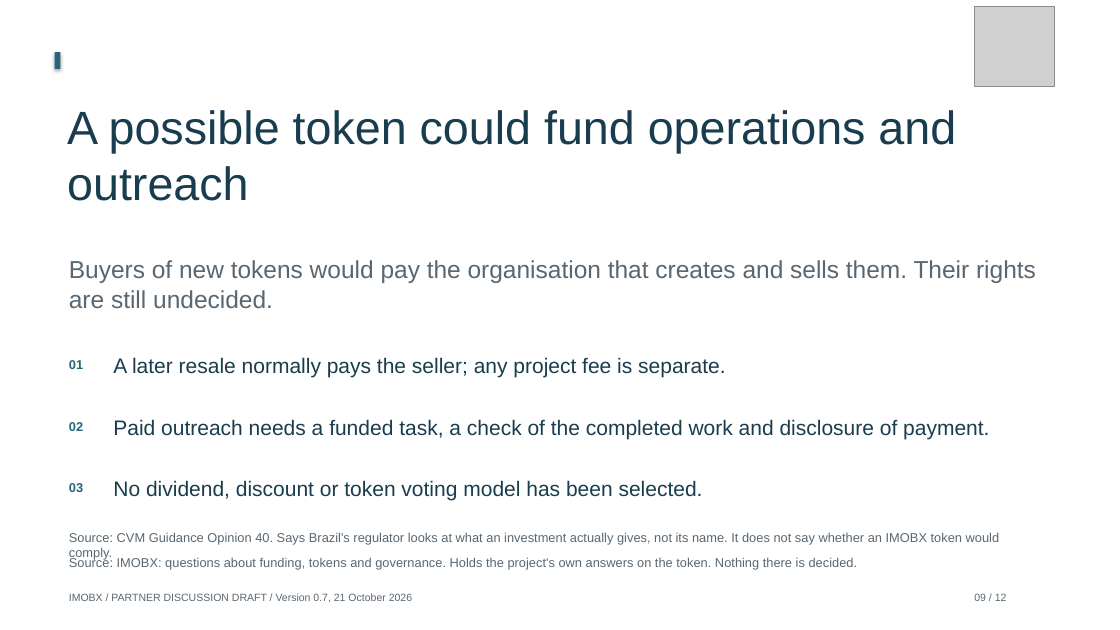
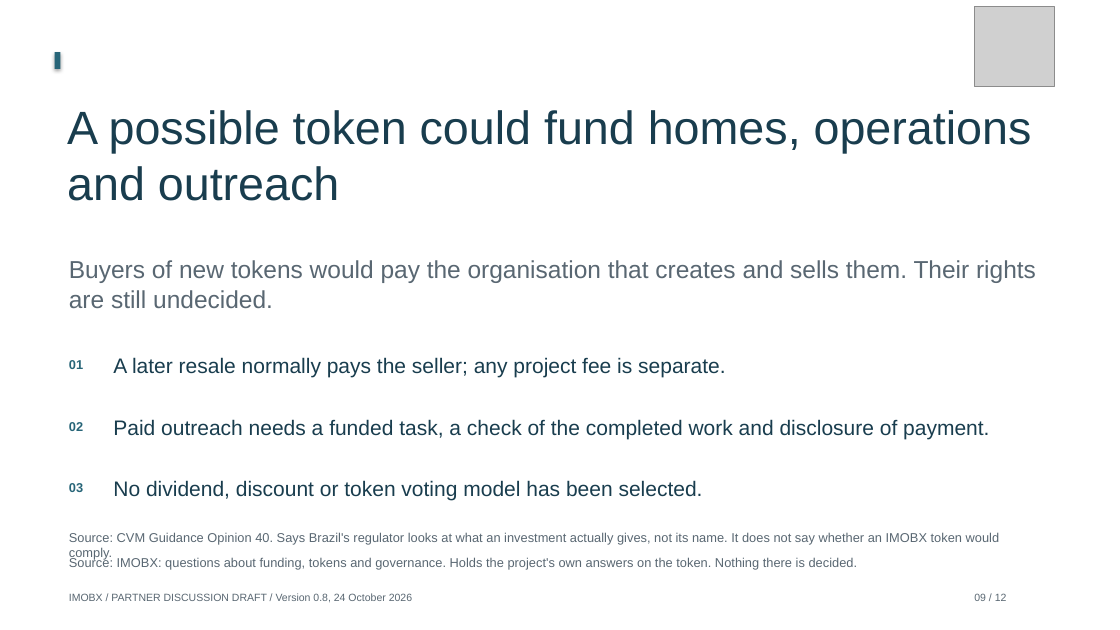
Before and after one commit to Siah-kin/imobx-website, a slide deck: slide 9 of pitchdeck.pptx. Drawn at 1120x630 pixels with LibreOffice and Linux fonts; fonts in the diff are those of the drawing; grey boxes stand for pictures. Boxes give left, top, right and bottom in pixels: in the first picture for what was removed or moved away, otherwise in the second. Text is boxed around its words. In the diff, an @@ line names an element or a change of style, - is before the commit and + after.

```diff
--- a/pitchdeck.pptx
+++ b/pitchdeck.pptx
@@ text at (67, 110, 1032, 201): text changed @@
-A possible token could fund operations and outreach
+A possible token could fund homes, operations and outreach
@@ text at (69, 593, 412, 602): text changed @@
-IMOBX / PARTNER DISCUSSION DRAFT / Version 0.7, 21 October 2026
+IMOBX / PARTNER DISCUSSION DRAFT / Version 0.8, 24 October 2026
```
Also in this commit, not shown: 11 other slides changed, 44 other files.
